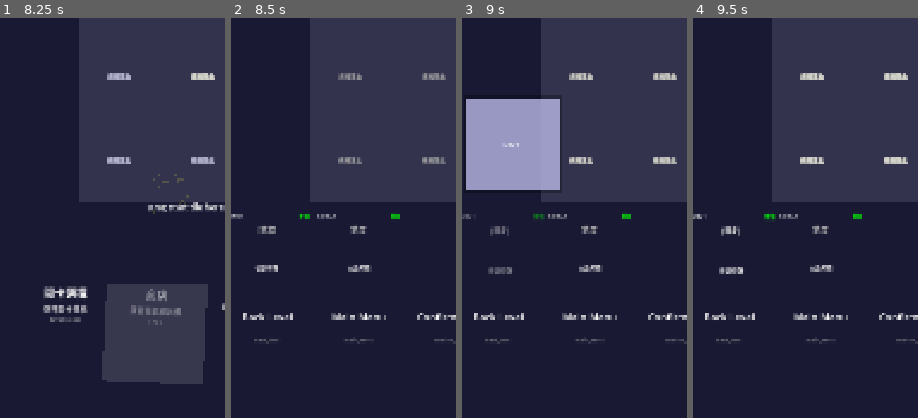
Above: before the commit, frames 1-4 (left to right).
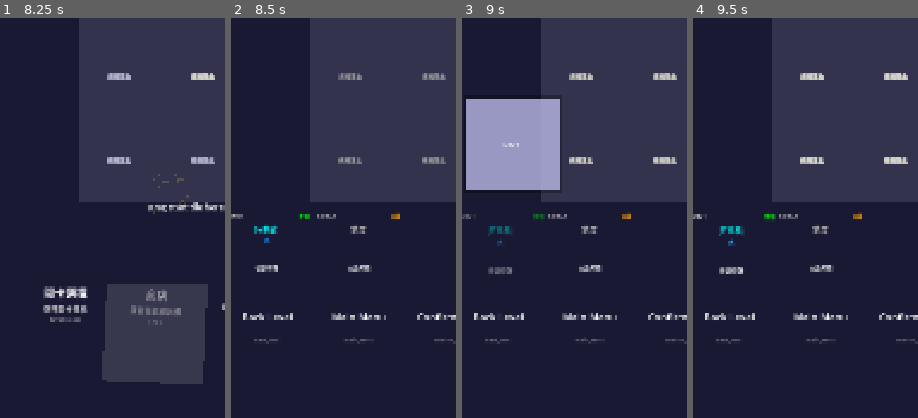
Above: after the commit, the same moments.

Repository: Chenredfish/Ninefold_Fate
Game: Godot game, scene res://main.tscn
The game is run twice, just before and just after one commit, with the same random seed, the same clock (stepped at 60 frames per second) and the same inputs.
Inputs (mouse positions are % of the whole screen's width and height, from its top left):
- Up to frame 1 (8.25 s): tap Enter (ui_accept) at 0.5, 2, 4.25, 5, 7.25 s; drag from (19, 89) to (60, 28) at 0.52 s; drag from (39, 89) to (45, 70) at 1.27 s; move the mouse to (59, 89) at 2.02 s; tap R at 2.1, 5.1, 8.1 s; click (59, 89) at 2.17 s; drag from (19, 89) to (20, 35) at 2.77 s; drag from (39, 89) to (55, 50) at 3.52 s; drag from (59, 89) to (35, 25) at 4.27 s; move the mouse to (19, 89) at 5.02 s; click (19, 89) at 5.17 s; drag from (39, 89) to (30, 55) at 5.77 s; drag from (59, 89) to (60, 28) at 6.52 s; drag from (19, 89) to (45, 70) at 7.27 s; move the mouse to (39, 89) at 8.02 s; click (39, 89) at 8.17 s
- Up to frame 2 (8.5 s): no input
- Up to frame 3 (9 s): drag from (13, 79) to (20, 35) at 8.77 s
- Up to frame 4 (9.5 s): no input
The pictures show only the part of the screen within x 5-55%, y 50-100%; the shares and areas given below are measured in that part.

Frame 1 is identical in both runs. In frame 2, 0.3% of the frame differs, in the area x 10-76%, y 48-57%; in frame 3, 0.3%; in frame 4, 0.3%, in the area x 11-76%, y 48-57%.

Commit message:
關卡資訊的顯示一部分成功

Diff:
--- a/scripts/scenes/level_selection.gd
+++ b/scripts/scenes/level_selection.gd
@@ -121,6 +121,7 @@
 	add_child(bottom_bg)
 	"""
 
+	# 關卡選擇的容器
 	level_tile_container = ScrollContainer.new()
 	level_tile_container.position = Vector2(40, 1420)
 	level_tile_container.size = Vector2(1000, 240)
--- a/scripts/ui/tiles/LevelTile.gd
+++ b/scripts/ui/tiles/LevelTile.gd
@@ -28,6 +28,7 @@
 	tile.level_id = level_id
 	tile.tile_type = "level"
 	tile.size = Vector2(200, 200)
+
 
 	# 從 ResourceManager 載入關卡資料（如果可用）
 	if ResourceManager:
@@ -41,13 +42,12 @@
 			"enemies": [{"id": "E001"}],
 			"rewards": []
 		}
-
 	return tile
 
 # 創建可用關卡
 static func create_available_level(chapter: String, level_id: String, title: String = "") -> LevelTile:
 	var tile = create_from_level_id(chapter, level_id)
-	tile.unlock_status = "available"
+
 	if title != "":
 		# 如果提供了標題，覆蓋原有標題
 		if tile.level_data.has("name") and tile.level_data["name"] is Dictionary:
@@ -56,18 +56,6 @@
 			tile.level_data["name"] = {"zh": title}
 	return tile
 
-# 創建已完成關卡
-static func create_completed_level(chapter: String, level_id: String, stars: int = 3) -> LevelTile:
-	var tile = create_from_level_id(chapter, level_id)
-	tile.unlock_status = "completed"
-	tile.star_rating = stars
-	return tile
-
-# 創建鎖定關卡
-static func create_locked_level(chapter: String, level_id: String) -> LevelTile:
-	var tile = create_from_level_id(chapter, level_id)
-	tile.unlock_status = "locked"
-	return tile
 
 func _ready():
 	# 設置基本屬性
@@ -76,6 +64,9 @@
 	# 調用父類初始化
 	super._ready()
 
+	#資料取出
+	setup_self_data()
+
 	# 設置關卡圖塊的特殊樣式
 	setup_level_tile_style()
 
@@ -85,8 +76,9 @@
 func setup_level_tile_style():
 	var style_box = StyleBoxFlat.new()
 
+	print("[LevelTile] 設置樣式，關卡ID：", level_id, " 解鎖狀態：", unlock_status, " 難度：", difficulty)
 	# 根據解鎖狀態設定顏色
-	match unlock_status:
+	match self.level_data.get("unlock_status", "locked"):
 		"locked":
 			style_box.bg_color = Color(0.3, 0.3, 0.3, 0.8)      # 灰色 - 鎖定
 		"available":
@@ -99,7 +91,7 @@
 	# 根據難度調整邊框
 	var border_width = 2
 	var border_color = Color.WHITE
-	match difficulty:
+	match self.level_data.get("difficulty", "normal"):
 		"normal":
 			border_width = 2
 			border_color = Color.WHITE
@@ -397,3 +389,19 @@
 # 獲取星級文字
 func get_star_text() -> String:
 	return "★ " + str(star_rating) + " / 3"
+
+func setup_self_data():
+	if level_data.has("unlock_status"):
+		unlock_status = level_data["unlock_status"]
+	else:
+		print("[LevelTile] 警告：關卡資料缺少 unlock_status 欄位，使用預設值 'locked'")
+
+	if level_data.has("difficulty"):
+		difficulty = level_data["difficulty"]
+	else:
+		print("[LevelTile] 警告：關卡資料缺少 difficulty 欄位，使用預設值 'normal'")
+
+	if level_data.has("star_rating"):
+		star_rating = level_data["star_rating"]
+	else:
+		print("[LevelTile] 警告：關卡資料缺少 star_rating 欄位，使用預設值 0")
--- a/singletons/ResourceManager.gd
+++ b/singletons/ResourceManager.gd
@@ -471,6 +471,9 @@
 
 func get_all_level_ids() -> Array:
 	return level_database.keys()
+
+func get_enemy_data(enemy_id: String) -> Dictionary:
+	return enemy_database.get(enemy_id, {})
 
 # 工具方法：創建關卡中的敵人
 func create_level_enemies(level_id: String) -> Array:
